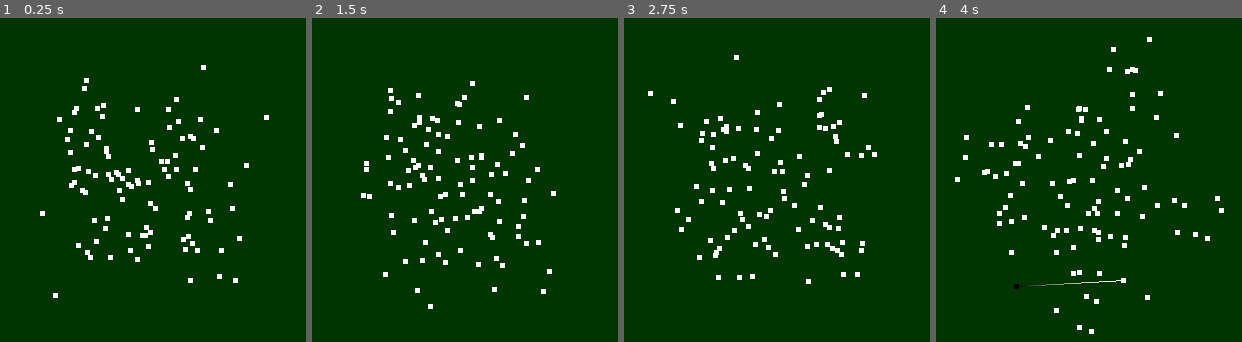
Above: before the commit, frames 1-4 (left to right).
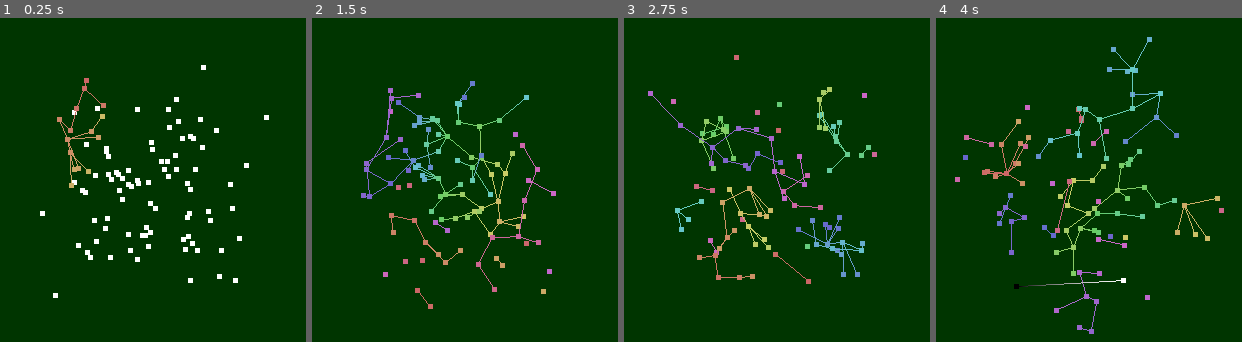
Above: after the commit, the same moments.

Repository: Homshnogen/Unit-Disk-Graph-3D
Game: Godot game, scene res://main.tscn
Two runs of this game, one before a commit and one after it. Both use one fixed random seed, a clock stepped at 60 frames per second and the inputs below.
Inputs (mouse positions are in pixels of both pictures, inside the frame that each line leads up to):
- Up to frame 1 (0.25 s): no input
- Up to frame 2 (1.5 s): tap Enter at 0.5 s; move the mouse to (outside the picture) at 0.52 s; hold X (step_forward, bound only after the commit) 0.53-1.28 s; tap O (auto_state, bound only after the commit) at 0.6 s; tap I (instant_state, bound only after the commit) at 0.8, 1.35 s; tap R (reset_points) at 1.25 s; move the mouse to (outside the picture) at 1.27 s
- Up to frame 3 (2.75 s): tap O (auto_state, bound only after the commit) at 1.55 s; tap R (reset_points) at 2 s; move the mouse to (850, 89) at 2.02 s; press the mouse at (850, 89) at 2.03 s; hold X (step_forward, bound only after the commit) from 2.03 s (still down); tap I (instant_state, bound only after the commit) at 2.3 s
- Up to frame 4 (4 s): tap R (reset_points) at 2.75, 3.5 s; move the mouse to (1043, 277) at 2.77 s; release the mouse at (1043, 277) at 2.78 s; tap Q (place_point) at 2.85 s; tap O (auto_state, bound only after the commit) at 3.05 s; move the mouse to (outside the picture) at 3.52 s; release X (step_forward, bound only after the commit) at 3.53 s; tap W (toggle_camera) at 3.6 s; tap I (instant_state, bound only after the commit) at 3.8 s

The runs differ from the first frame. In frame 1, 0.6% of the frame differs, in the area x 18-35%, y 18-53%; in frame 2, 3.6%, in the area x 16-80%, y 19-90%; in frame 3, 3.6%; in frame 4, 3.6%.
Error in both runs: Invalid access to property or key 'speed' on a base object of type 'InputEventScreenDrag'. (res://GimbalCamera.gd:26)

Commit message:
added global state and step forward

Diff:
--- a/PointCloud.gd
+++ b/PointCloud.gd
@@ -27,28 +27,31 @@
 	bfs_reset()
 
 func _input(event):
-	if (Input.is_action_just_pressed("reset_points") and event is InputEventKey) :
+	if (Input.is_action_just_pressed("reset_points")) :
 		reset_points()
 		bfs_reset()
+	elif (Input.is_action_just_pressed("step_forward")) and GlobalState.state == GlobalState.STATE_PAUSED :
+		bfs_next.emit()
+		update_mesh()
 
 var compound_time := 0.0
 # maybe make this into enum state (paused, auto, instant)
-var bfs_paused := true
 var bfs_speed := 0.00
-var bfs_instant := false
+
 func _process(delta):
-	if bfs_instant :
-		if (bfs_state.running) :
-			while (bfs_state.running) :
-				bfs_next.emit()
-			update_mesh()
-	else :
-		if !bfs_paused  :
+	match GlobalState.state:
+		GlobalState.STATE_INSTANT :
+			if (bfs_state.running) :
+				while (bfs_state.running) :
+					bfs_next.emit()
+				update_mesh()
+		GlobalState.STATE_AUTO :
 			compound_time += delta
 			if (compound_time >= bfs_speed) :
 				compound_time -= bfs_speed
 				bfs_next.emit()
 				update_mesh()
+		# GlobalState.STATE_PAUSED :
 
 
 func bfs_reset(): # handles instances of bfs call memory
--- /dev/null
+++ b/global_state.gd
@@ -0,0 +1,24 @@
+extends Node
+
+const STATE_PAUSED := 0
+const STATE_AUTO := 1
+const STATE_INSTANT := 2
+var state := STATE_AUTO
+var idle_spin := 0.00
+
+# Called when the node enters the scene tree for the first time.
+func _ready():
+	pass # Replace with function body.
+
+
+# Called every frame. 'delta' is the elapsed time since the previous frame.
+func _process(delta):
+	pass
+
+func _input(event):
+	if (Input.is_action_just_pressed("pause_state")) :
+		state = STATE_PAUSED
+	elif Input.is_action_just_pressed("auto_state") :
+		state = STATE_AUTO
+	elif Input.is_action_just_pressed("instant_state") :
+		state = STATE_INSTANT
--- a/project.godot
+++ b/project.godot
@@ -14,6 +14,10 @@
 run/main_scene="res://main.tscn"
 config/features=PackedStringArray("4.2", "GL Compatibility")
 config/icon="res://icon.svg"
+
+[autoload]
+
+GlobalState="*res://global_state.gd"
 
 [input]
 
@@ -37,6 +41,26 @@
 "events": [Object(InputEventKey,"resource_local_to_scene":false,"resource_name":"","device":-1,"window_id":0,"alt_pressed":false,"shift_pressed":false,"ctrl_pressed":false,"meta_pressed":false,"pressed":false,"keycode":0,"physical_keycode":87,"key_label":0,"unicode":119,"echo":false,"script":null)
 ]
 }
+pause_state={
+"deadzone": 0.5,
+"events": [Object(InputEventKey,"resource_local_to_scene":false,"resource_name":"","device":-1,"window_id":0,"alt_pressed":false,"shift_pressed":false,"ctrl_pressed":false,"meta_pressed":false,"pressed":false,"keycode":0,"physical_keycode":80,"key_label":0,"unicode":112,"echo":false,"script":null)
+]
+}
+auto_state={
+"deadzone": 0.5,
+"events": [Object(InputEventKey,"resource_local_to_scene":false,"resource_name":"","device":-1,"window_id":0,"alt_pressed":false,"shift_pressed":false,"ctrl_pressed":false,"meta_pressed":false,"pressed":false,"keycode":0,"physical_keycode":79,"key_label":0,"unicode":111,"echo":false,"script":null)
+]
+}
+instant_state={
+"deadzone": 0.5,
+"events": [Object(InputEventKey,"resource_local_to_scene":false,"resource_name":"","device":-1,"window_id":0,"alt_pressed":false,"shift_pressed":false,"ctrl_pressed":false,"meta_pressed":false,"pressed":false,"keycode":0,"physical_keycode":73,"key_label":0,"unicode":105,"echo":false,"script":null)
+]
+}
+step_forward={
+"deadzone": 0.5,
+"events": [Object(InputEventKey,"resource_local_to_scene":false,"resource_name":"","device":-1,"window_id":0,"alt_pressed":false,"shift_pressed":false,"ctrl_pressed":false,"meta_pressed":false,"pressed":false,"keycode":0,"physical_keycode":88,"key_label":0,"unicode":120,"echo":false,"script":null)
+]
+}
 
 [rendering]
 
